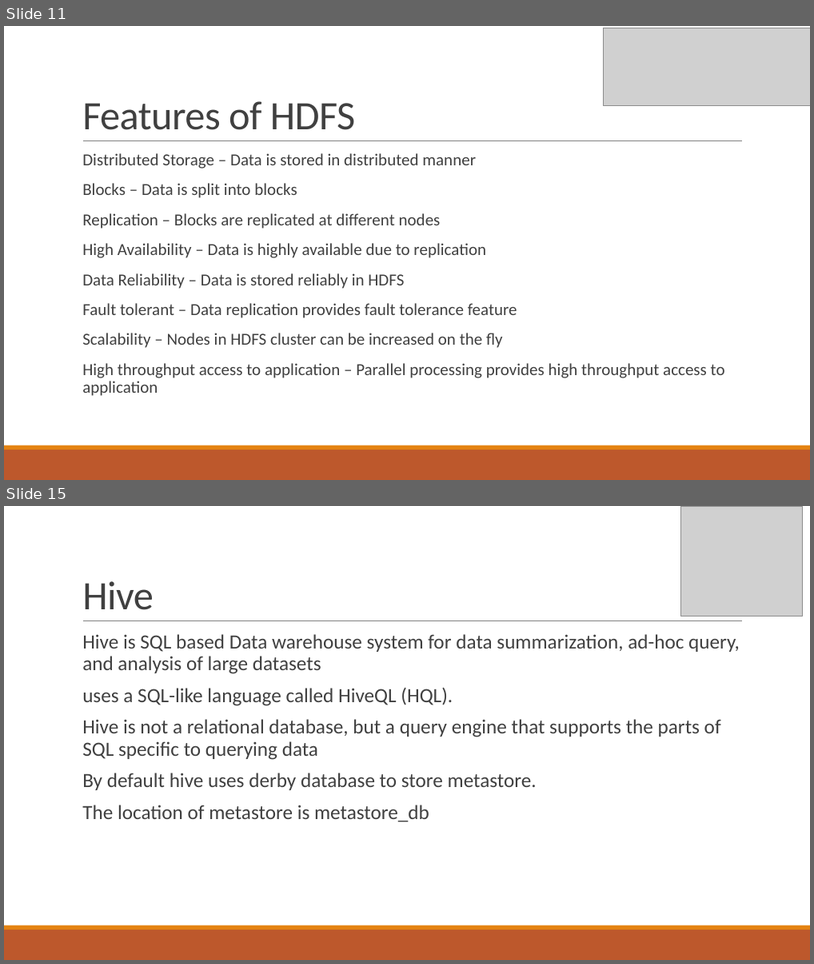
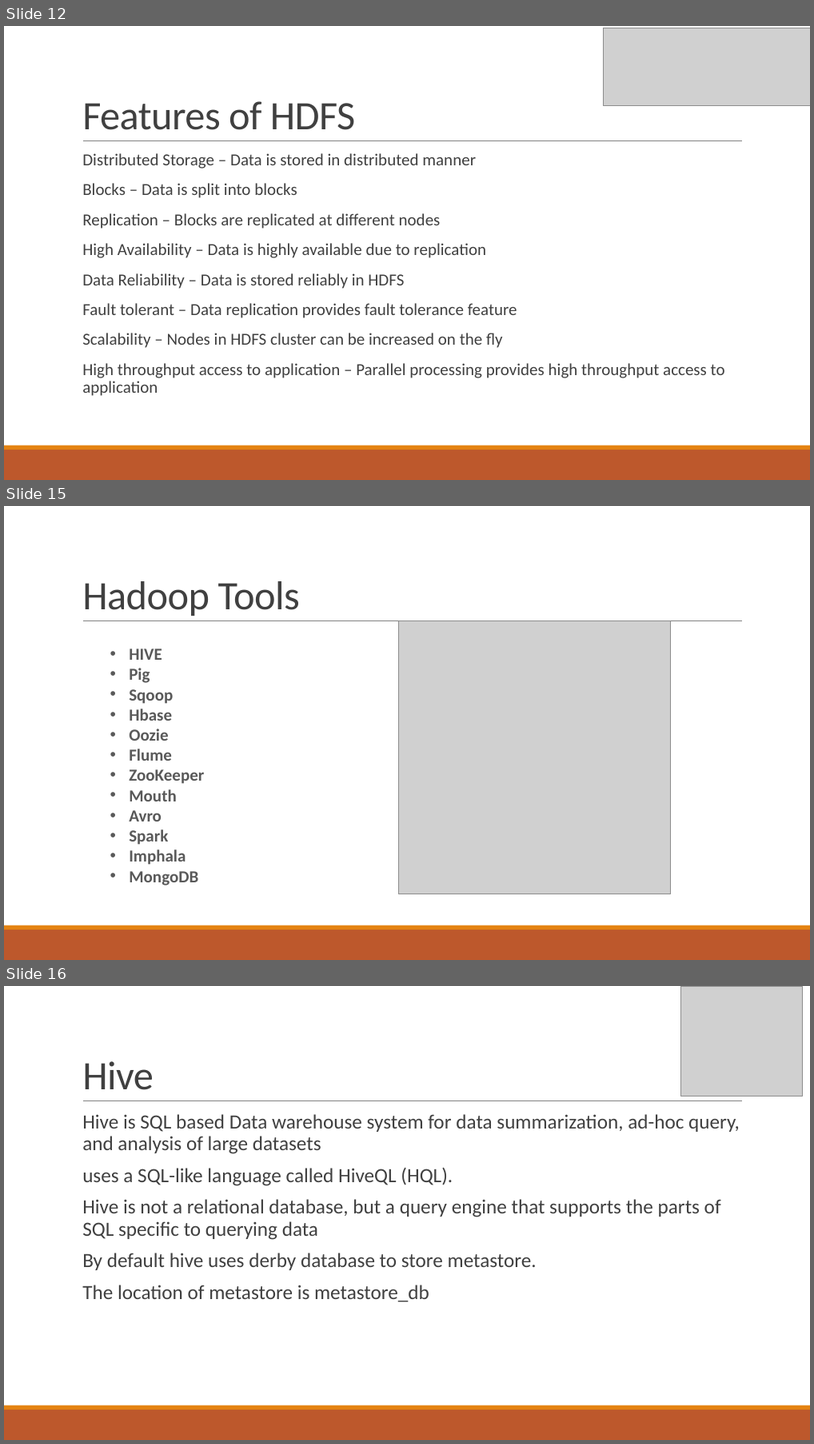
Before and after one commit to kkchaudhary11/H1B_Project, a slide deck: Big Data & Hadoop.pptx. Shown one above the other, each under a label of ours: slides 11 and 15 before the commit, slides 12, 15 and 16 after it; the slides between them are not shown. The pictures are 814x964 and 814x1444 pixels, drawn with LibreOffice and Linux fonts; fonts in the diff are those of the drawing; grey boxes stand for pictures. Boxes give left, top, right and bottom in pixels: in the first picture for what was removed or moved away, otherwise in the second. Text is boxed around its words. In the diff, an @@ line names an element or a change of style, - is before the commit and + after.

```diff
--- a/Big Data & Hadoop.pptx
+++ b/Big Data & Hadoop.pptx
@@ slide 15 added at (x1=4, y1=506, x2=810, y2=960), background #FFFFFF; not listed: 3 template elements that a slide beside it also shows @@
@@ title added at (x1=82, y1=581, x2=300, y2=616), 48 pt, text #404040 @@
+Hadoop Tools
@@ picture added at (x1=398, y1=621, x2=671, y2=894) @@
@@ text added at (x1=129, y1=648, x2=204, y2=885), 20 pt, text #595959, bold @@
+• HIVE
+• Pig
+• Sqoop
+• Hbase
+• Oozie
+• Flume
+• ZooKeeper
+• Mouth
+• Avro
+• Spark
+• Imphala
+• MongoDB
@@ what was slide 11 is now slide 12 @@
@@ what was slide 15 is now slide 16 @@
```
Also in this commit, not shown: 10 slides changed, 4 other slides added, 2 slides removed.
